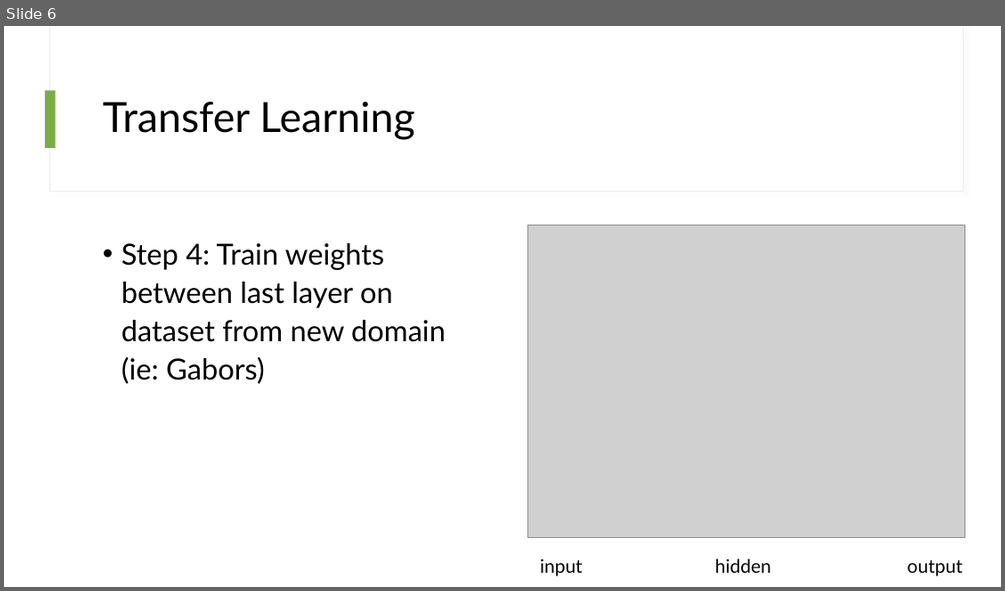
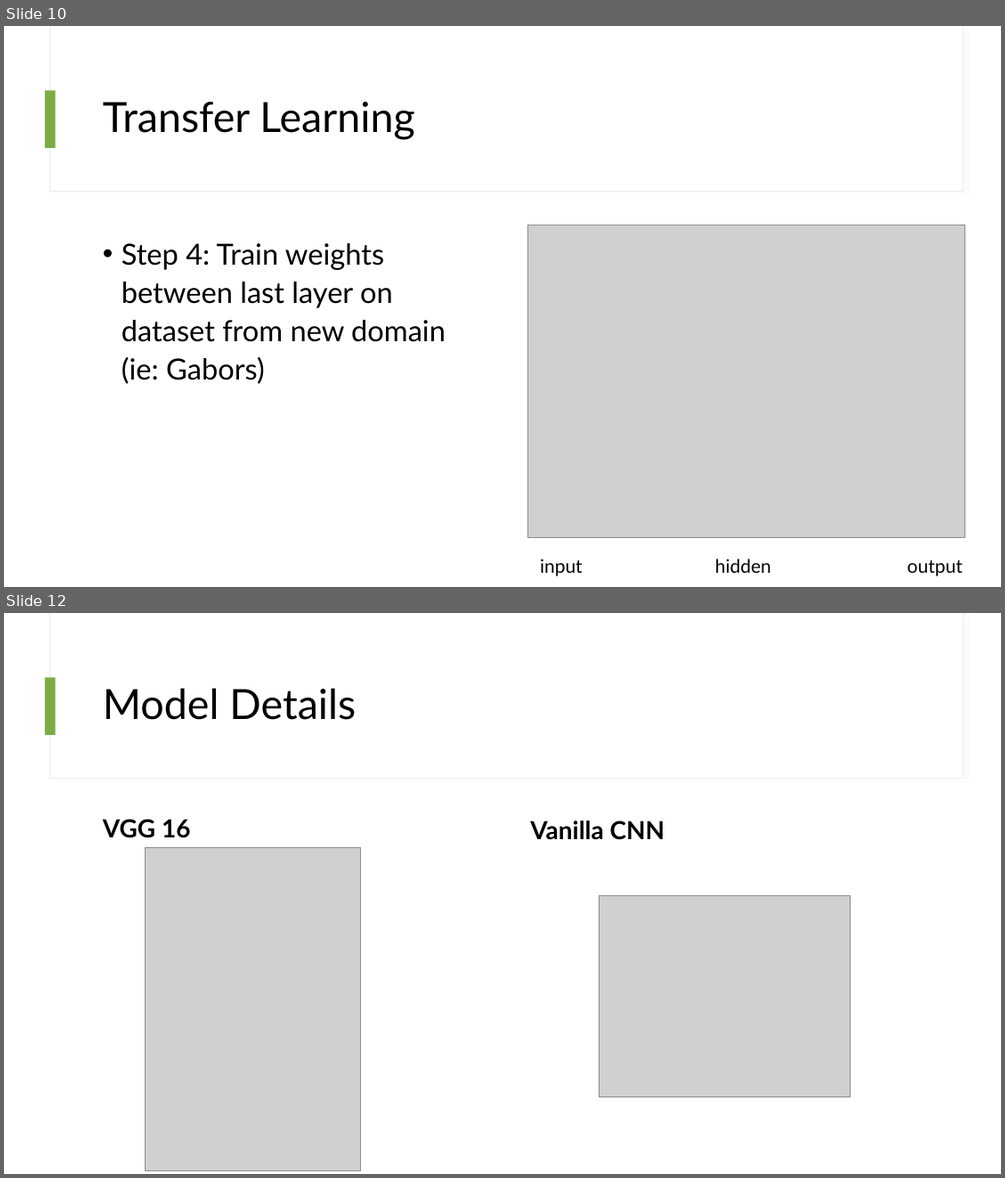
Before and after one commit to thor4/neuralnets, a slide deck: projects/1-CNN/presentations/Confidence Bias in Humans & Neural Networks.pptx. Shown one above the other, each under a label of ours: slide 6 before the commit, slides 10 and 12 after it; the slides between them are not shown. The pictures are 1005x591 and 1005x1178 pixels, drawn with LibreOffice and Linux fonts; fonts in the diff are those of the drawing; grey boxes stand for pictures. Boxes give left, top, right and bottom in pixels: in the first picture for what was removed or moved away, otherwise in the second. Text is boxed around its words. In the diff, an @@ line names an element or a change of style, - is before the commit and + after.

```diff
--- a/projects/1-CNN/presentations/Confidence Bias in Humans & Neural Networks.pptx
+++ b/projects/1-CNN/presentations/Confidence Bias in Humans & Neural Networks.pptx
@@ slide 12 added at box(4, 613, 1001, 1174), background #FFFFFF; not listed: 3 template elements that a slide beside it also shows @@
@@ title added at box(103, 688, 356, 720), 40 pt, text #000000 @@
+Model Details
@@ text added at box(103, 819, 190, 838), 24 pt, text #000000, bold @@
+VGG 16
@@ text added at box(530, 820, 665, 840), 24 pt, text #000000, bold @@
+Vanilla CNN
@@ picture added at box(145, 848, 360, 1171) @@
@@ picture added at box(599, 896, 850, 1097) @@
@@ what was slide 6 is now slide 10 @@
```
Also in this commit, not shown: 3 slides changed, 10 other slides added.
